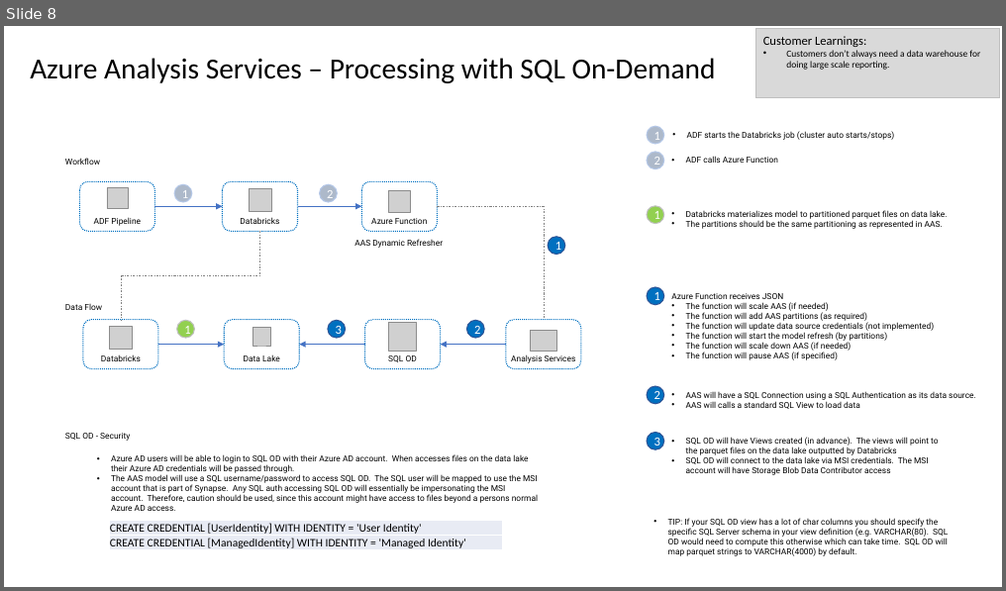
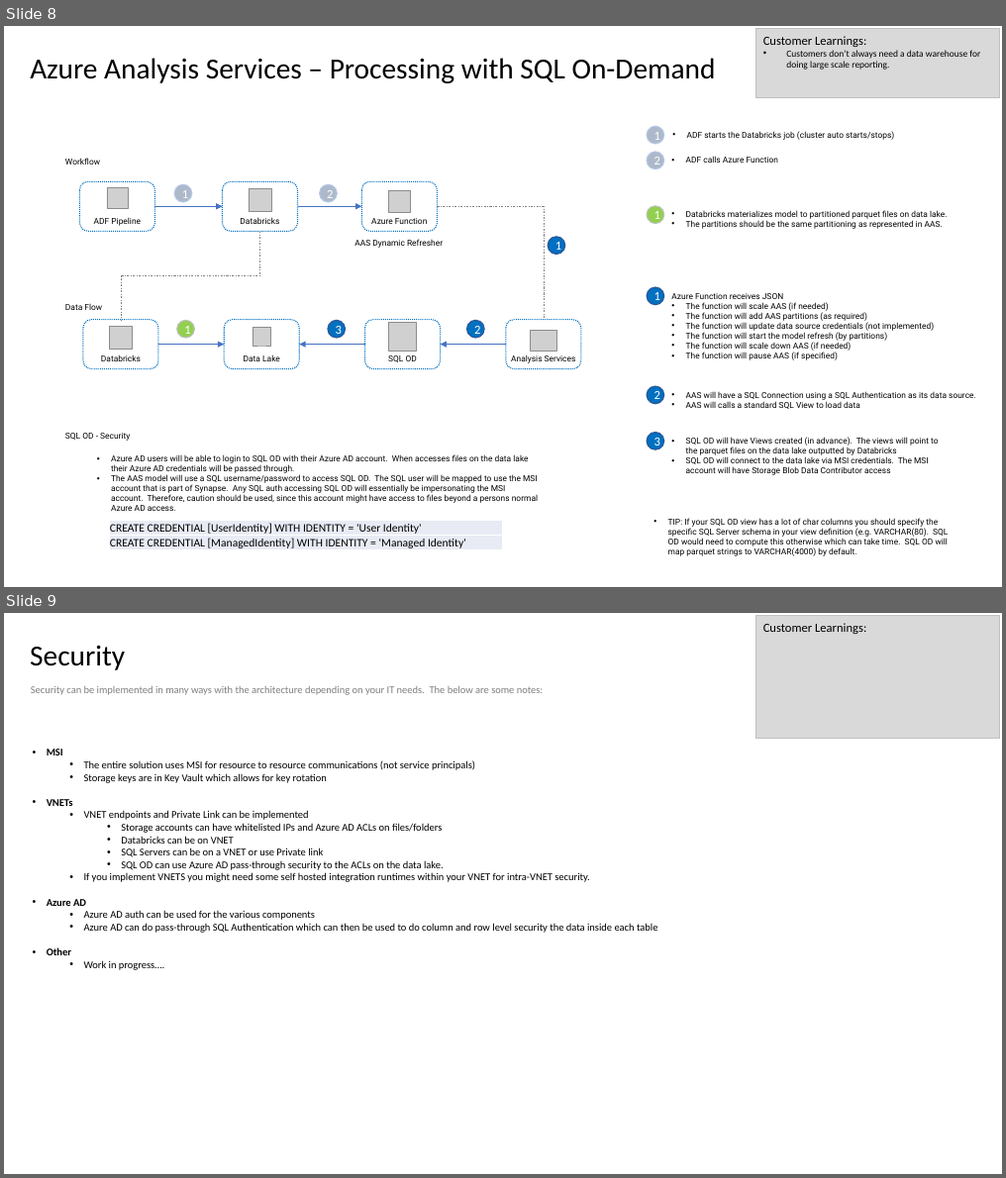
Before and after one commit to AdamPaternostro/Azure-Big-Data-and-Machine-Learning-Architecture, a slide deck: Azure-Big-Data-Architecture.pptx. Shown one above the other, each under a label of ours: slide 8 before the commit, slides 8 and 9 after it. The pictures are 1006x591 and 1006x1178 pixels, drawn with LibreOffice and Linux fonts; fonts in the diff are those of the drawing; grey boxes stand for pictures. Boxes give left, top, right and bottom in pixels: in the first picture for what was removed or moved away, otherwise in the second. Text is boxed around its words. In the diff, an @@ line names an element or a change of style, - is before the commit and + after.

```diff
--- a/Azure-Big-Data-Architecture.pptx
+++ b/Azure-Big-Data-Architecture.pptx
@@ slide 9 added at [4,613,1002,1174], background #FFFFFF @@
@@ rectangle added at [755,616,999,739], fill #D9D9D9, outline #BFBFBF 1 pt, 12 pt, text #000000 @@
+Customer Learnings:
@@ text added at [30,645,125,670], 28 pt, text #000000 @@
+Security
@@ text added at [31,686,543,695], 10 pt, text #808080 @@
+Security can be implemented in many ways with the architecture depending on your IT needs. The below are some notes:
@@ text added at [47,749,658,970], 10 pt, text #000000 @@
+• MSI
+  • The entire solution uses MSI for resource to resource communications (not service principals)
+  • Storage keys are in Key Vault which allows for key rotation
+• VNETs
+  • VNET endpoints and Private Link can be implemented
+    • Storage accounts can have whitelisted IPs and Azure AD ACLs on files/folders
+    • Databricks can be on VNET
+    • SQL Servers can be on a VNET or use Private link
+    • SQL OD can use Azure AD pass-through security to the ACLs on the data lake.
+  • If you implement VNETS you might need some self hosted integration runtimes within your VNET for intra-VNET security.
+• Azure AD
+  • Azure AD auth can be used for the various components
+  • Azure AD can do pass-through SQL Authentication which can then be used to do column and row level security the data inside each table
+• Other
+  • Work in progress….
```
Also in this commit, not shown: 1 slide changed.
